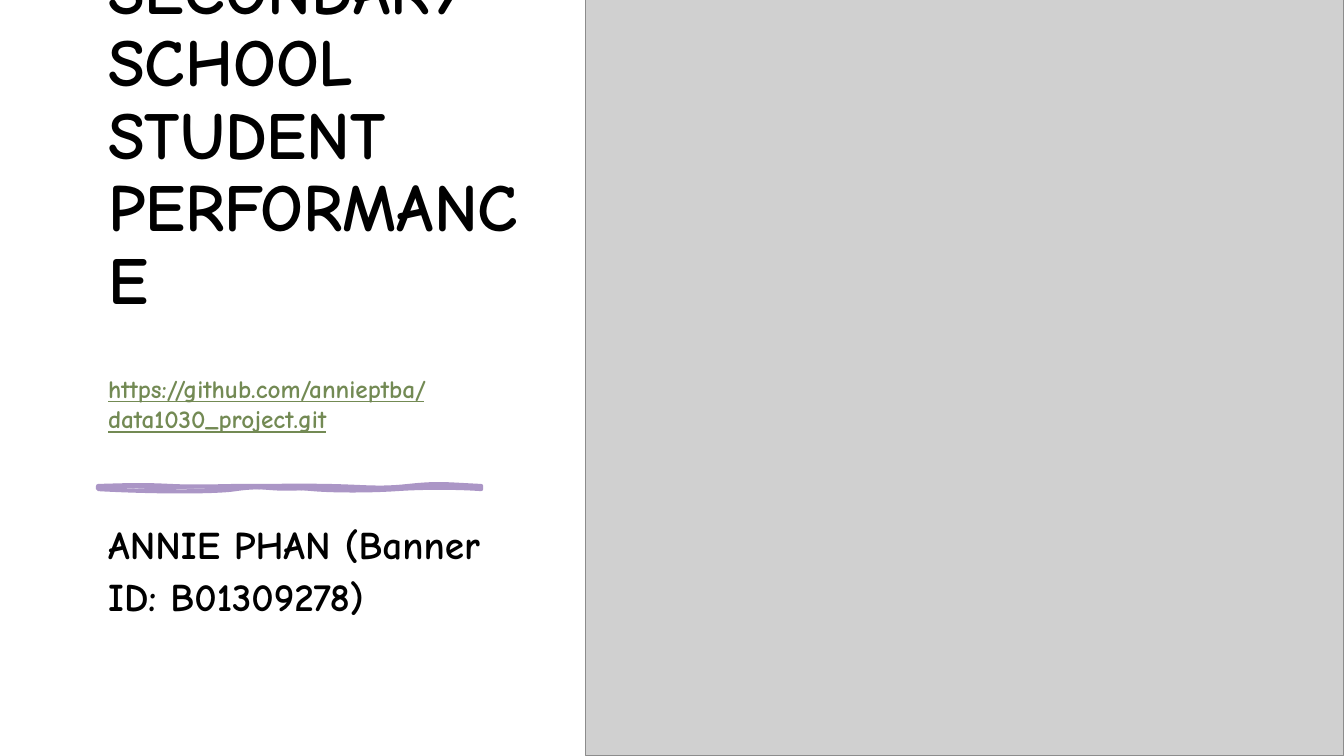
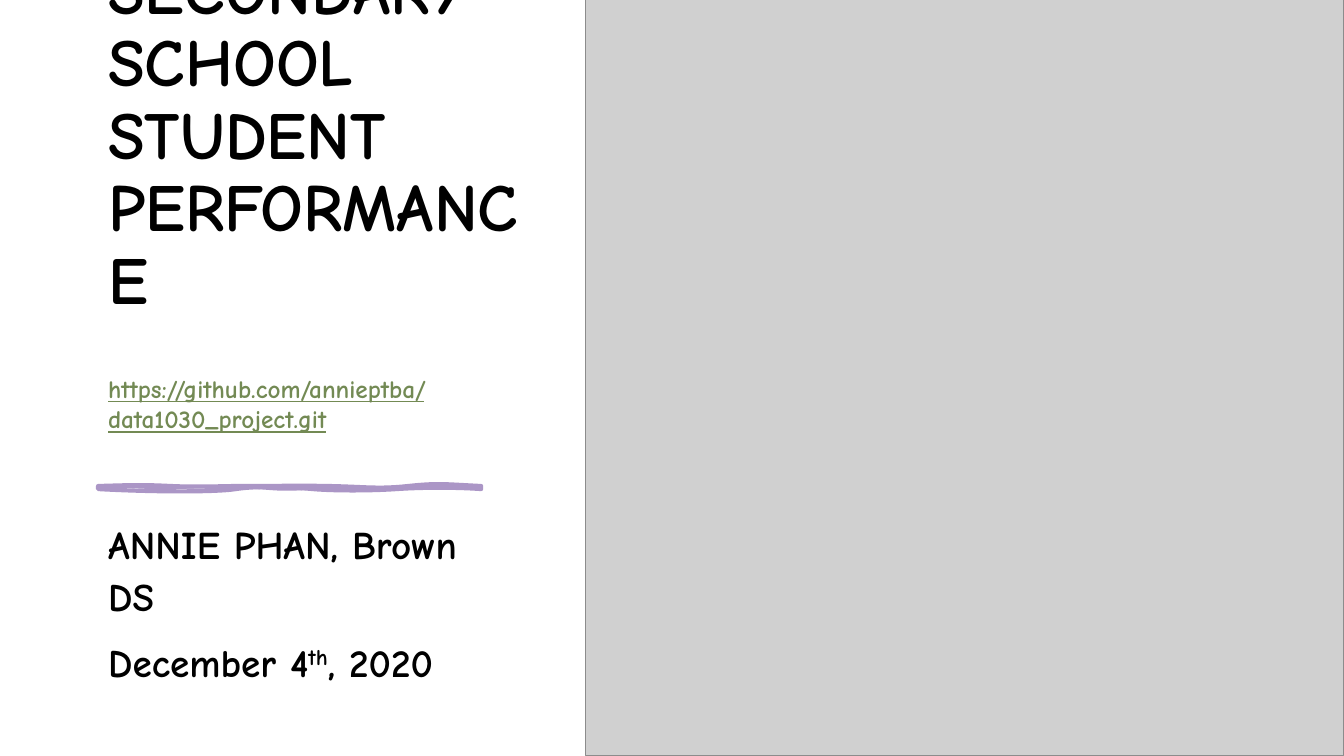
Before and after one commit to annieptba/data1030_project, a slide deck: slide 1 of reports/Final_Presentation_AnniePhan.pptx. Drawn at 1344x756 pixels with LibreOffice and Linux fonts; fonts in the diff are those of the drawing; grey boxes stand for pictures. Boxes give left, top, right and bottom in pixels: in the first picture for what was removed or moved away, otherwise in the second. Text is boxed around its words. In the diff, an @@ line names an element or a change of style, - is before the commit and + after.

```diff
--- a/reports/Final_Presentation_AnniePhan.pptx
+++ b/reports/Final_Presentation_AnniePhan.pptx
@@ subtitle at bbox=[108, 532, 457, 678]: text changed @@
-ANNIE PHAN (Banner ID: B01309278)
+ANNIE PHAN, Brown DS
+December 4th, 2020
```
Also in this commit, not shown: 12 other slides changed, 3 slides removed, 3 other files.
